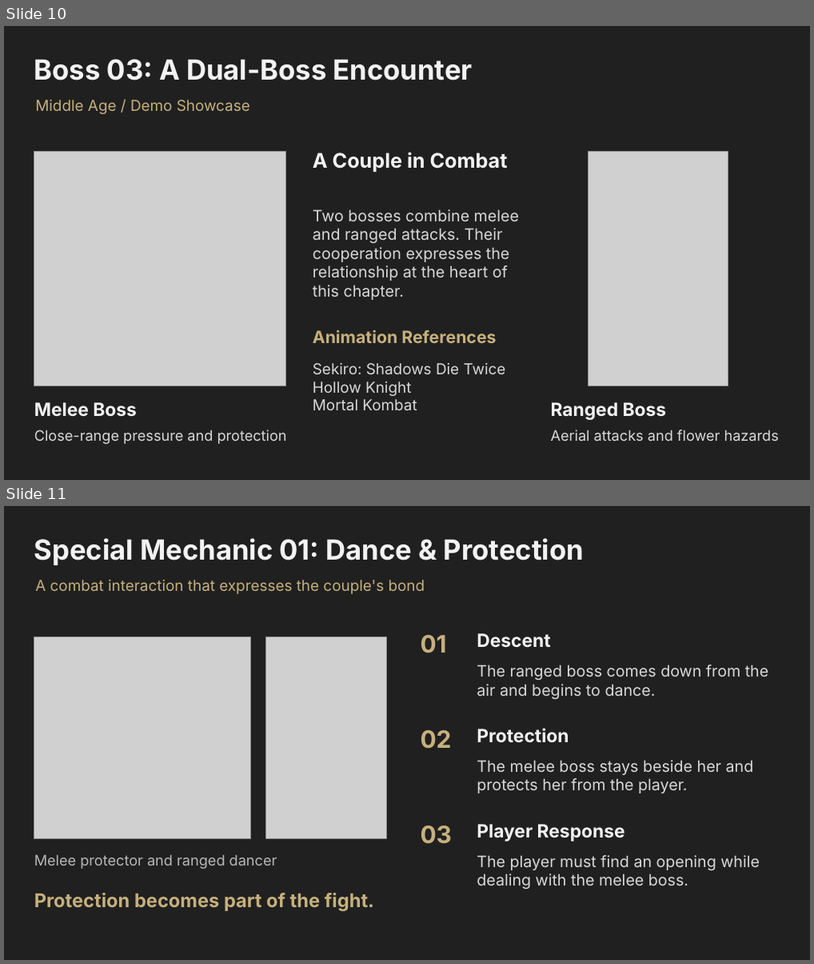
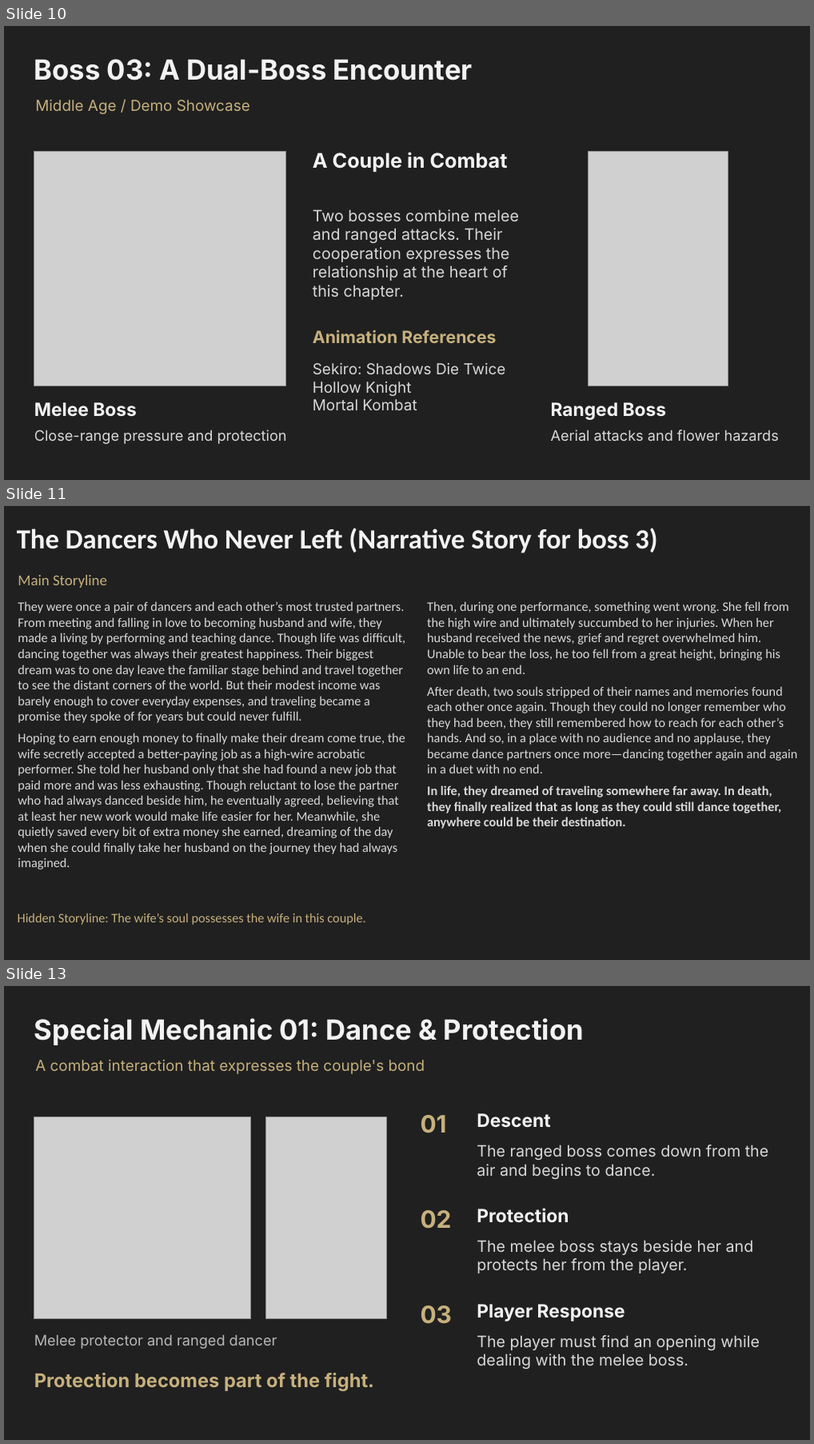
Before and after one commit to 48bin48/game-design-portfolio, a slide deck: forgotten-end/forgotten-end.pptx. Shown one above the other, each under a label of ours: slides 10 and 11 before the commit, slides 10, 11 and 13 after it; the slides between them are not shown. The pictures are 814x964 and 814x1444 pixels, drawn with LibreOffice and Linux fonts; fonts in the diff are those of the drawing; grey boxes stand for pictures. Boxes give left, top, right and bottom in pixels: in the first picture for what was removed or moved away, otherwise in the second. Text is boxed around its words. In the diff, an @@ line names an element or a change of style, - is before the commit and + after.

```diff
--- a/forgotten-end/forgotten-end.pptx
+++ b/forgotten-end/forgotten-end.pptx
@@ slide 11 added at box(4, 506, 810, 960), background #202020 @@
@@ text added at box(17, 528, 658, 553), 33 pt, text #F2F2F2, bold @@
+The Dancers Who Never Left (Narrative Story for boss 3)
@@ text added at box(18, 575, 107, 588), 18 pt, text #C6B07D @@
+Main Storyline
@@ text added at box(18, 601, 406, 869), 15.5 pt, text #D8D8D8 @@
+They were once a pair of dancers and each other’s most trusted partners. From meeting and falling in love to becoming husband and wife, they made a living by performing and teaching dance. Though life was difficult, dancing together was always their greatest happiness. Their biggest dream was to one day leave the familiar stage behind and travel together to see the distant corners of the world. But their modest income was barely enough to cover everyday expenses, and traveling became a promise they spoke of for years but could never fulfill.
+Hoping to earn enough money to finally make their dream come true, the wife secretly accepted a better-paying job as a high-wire acrobatic performer. She told her husband only that she had found a new job that paid more and was less exhausting. Though reluctant to lose the partner who had always danced beside him, he eventually agreed, believing that at least her new work would make life easier for her. Meanwhile, she quietly saved every bit of extra money she earned, dreaming of the day when she could finally take her husband on the journey they had always imagined.
@@ text added at box(427, 601, 798, 828), 15.5 pt, text #D8D8D8 @@
+Then, during one performance, something went wrong. She fell from the high wire and ultimately succumbed to her injuries. When her husband received the news, grief and regret overwhelmed him. Unable to bear the loss, he too fell from a great height, bringing his own life to an end.
+After death, two souls stripped of their names and memories found each other once again. Though they could no longer remember who they had been, they still remembered how to reach for each other’s hands. And so, in a place with no audience and no applause, they became dance partners once more—dancing together again and again in a duet with no end.
+In life, they dreamed of traveling somewhere far away. In death, they finally realized that as long as they could still dance together, anywhere could be their destination.
@@ text added at box(18, 912, 366, 924), 15.5 pt, text #C6B07D @@
+Hidden Storyline: The wife’s soul possesses the wife in this couple.
@@ what was slide 11 is now slide 13 @@
```
Also in this commit, not shown: 3 slides changed, 1 other slide added.
